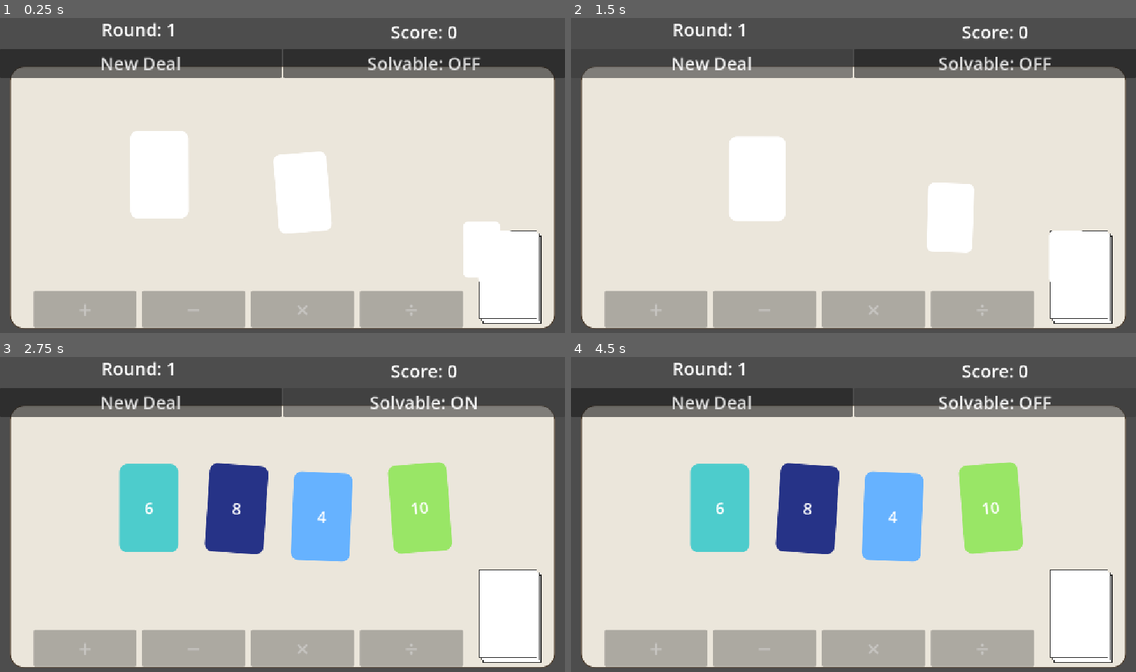
Above: before the commit, frames 1-4 (two rows, left to right).
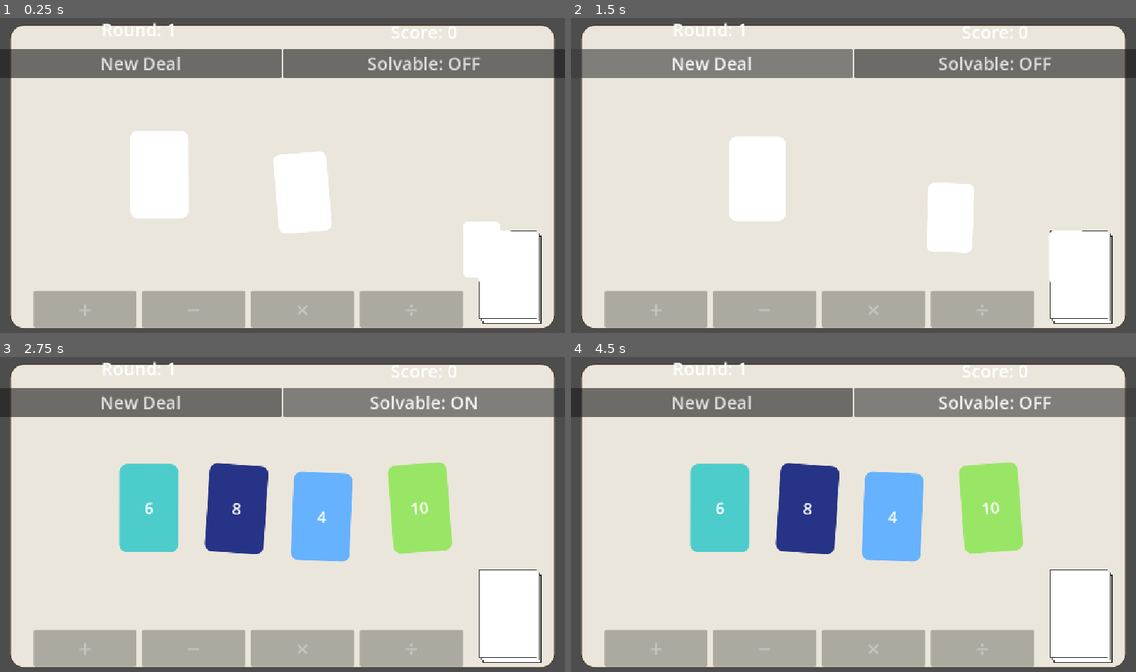
Above: after the commit, the same moments.

Repository: sky-q-xu/card-24
Game: Godot game, scene res://scenes/main.tscn
The game is run twice, just before and just after one commit, with the same random seed, the same clock (stepped at 60 frames per second) and the same inputs.
Inputs:
- Up to frame 1 (0.25 s): no input
- Up to frame 2 (1.5 s): click "New Deal" at 0.5 s; click "New Deal" at 1.25 s
- Up to frame 3 (2.75 s): click "Solvable: OFF" at 2 s
- Up to frame 4 (4.5 s): click "Solvable: ON" at 2.75 s; click "Solvable: OFF" at 3.5 s; click "Solvable: ON" at 4.25 s

The runs differ from the first frame. In frame 1, 12% of the frame differs, in the area x 1-99%, y 2-20%; in frame 2, 12%; in frame 3, 12%; in frame 4, 12%.
Error in both runs: Invalid assignment of property or key 'input_enabled' with value of type 'bool' on a base object of type 'Nil'. (res://scripts/main.gd:60)

Commit message:
Extend background panel to encompass HUD area
Co-Authored-By: Claude Sonnet 4.6 <noreply@anthropic.com>

Diff:
--- a/scenes/main.tscn
+++ b/scenes/main.tscn
@@ -37,7 +37,7 @@
 anchor_right = 1.0
 anchor_bottom = 1.0
 offset_left = 20.0
-offset_top = 100.0
+offset_top = 15.0
 offset_right = -20.0
 offset_bottom = -12.0
 theme_override_styles/panel = SubResource("7")
